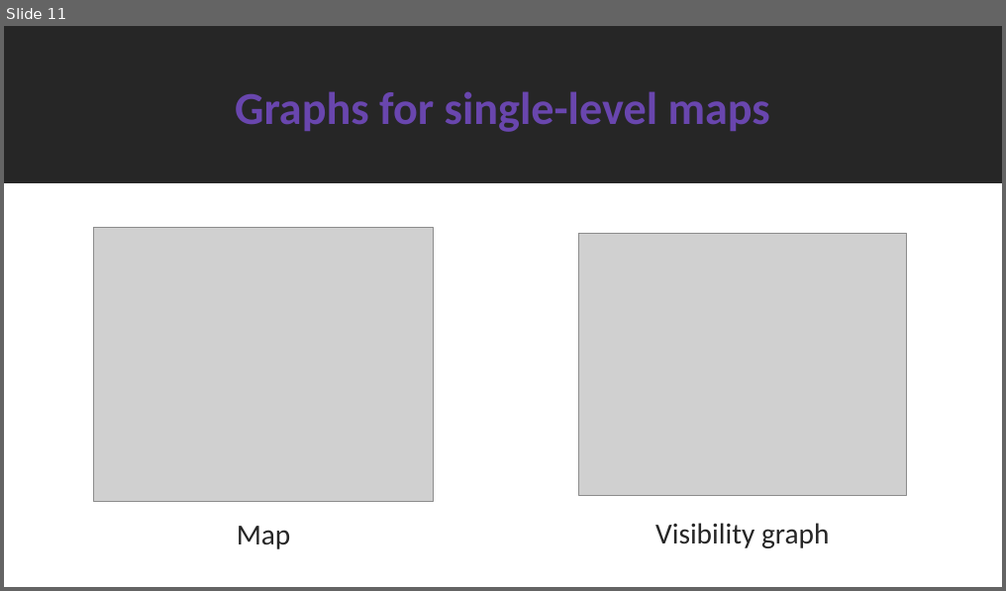
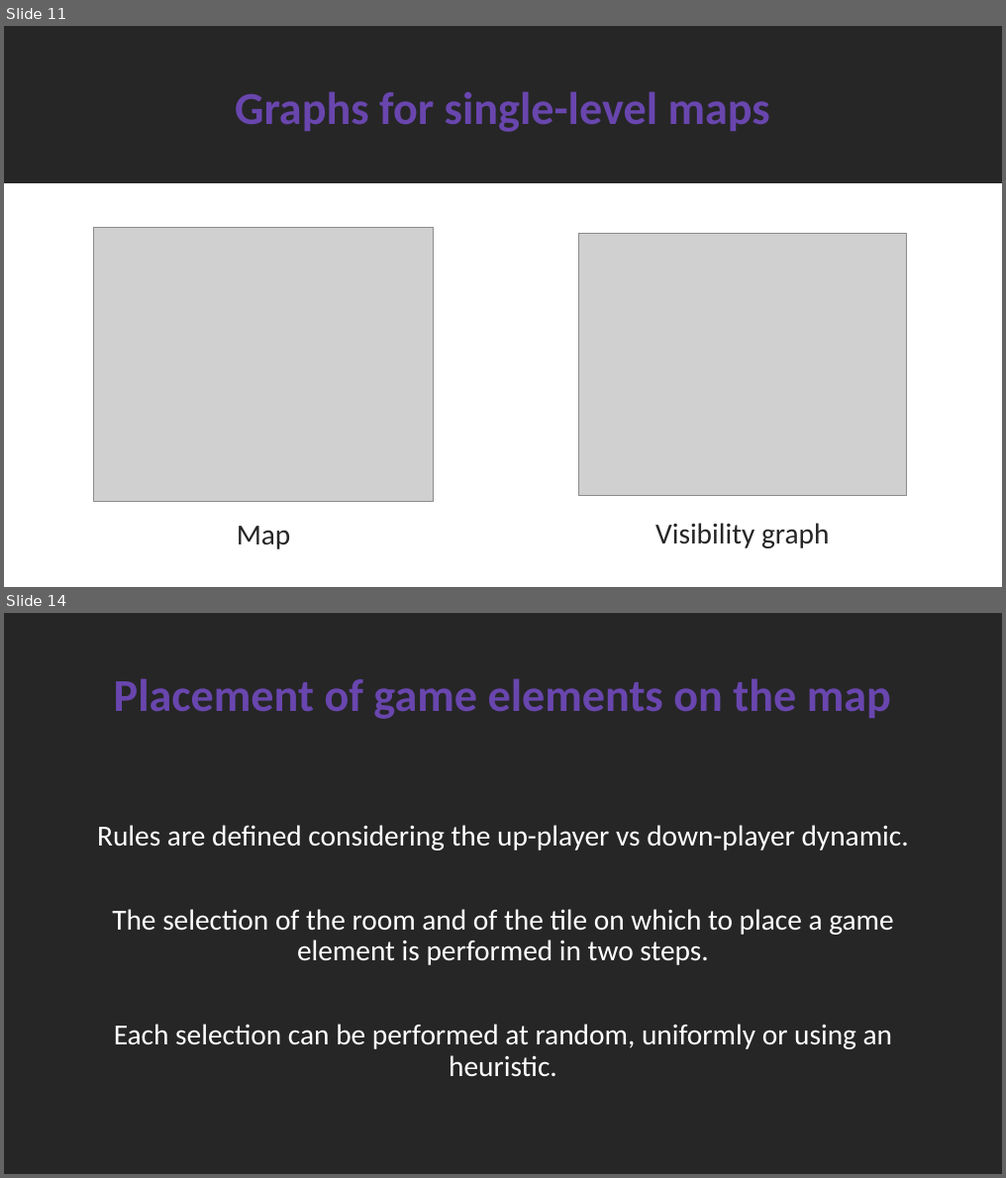
Before and after one commit to SimoDedo/ProjectArena, a slide deck: Presentation/An Online Framework for User-Based Analysis of Maps in First Person Shooters.pptx. Shown one above the other, each under a label of ours: slide 11 before the commit, slides 11 and 14 after it; the slides between them are not shown. The pictures are 1006x591 and 1006x1178 pixels, drawn with LibreOffice and Linux fonts; fonts in the diff are those of the drawing; grey boxes stand for pictures. Boxes give left, top, right and bottom in pixels: in the first picture for what was removed or moved away, otherwise in the second. Text is boxed around its words. In the diff, an @@ line names an element or a change of style, - is before the commit and + after.

```diff
--- a/Presentation/An Online Framework for User-Based Analysis of Maps in First Person Shooters.pptx
+++ b/Presentation/An Online Framework for User-Based Analysis of Maps in First Person Shooters.pptx
@@ slide 14 added at (x1=4, y1=613, x2=1002, y2=1174), background #262626 @@
@@ title added at (x1=114, y1=678, x2=891, y2=719), 44 pt, text #6946AE, bold @@
+Placement of game elements on the map
@@ text added at (x1=97, y1=825, x2=909, y2=1077), 28 pt, text #FFFFFF @@
+Rules are defined considering the up-player vs down-player dynamic.
+The selection of the room and of the tile on which to place a game element is performed in two steps.
+Each selection can be performed at random, uniformly or using an heuristic.
```
Also in this commit, not shown: 5 slides changed, 7 other slides added, 15 other files.
